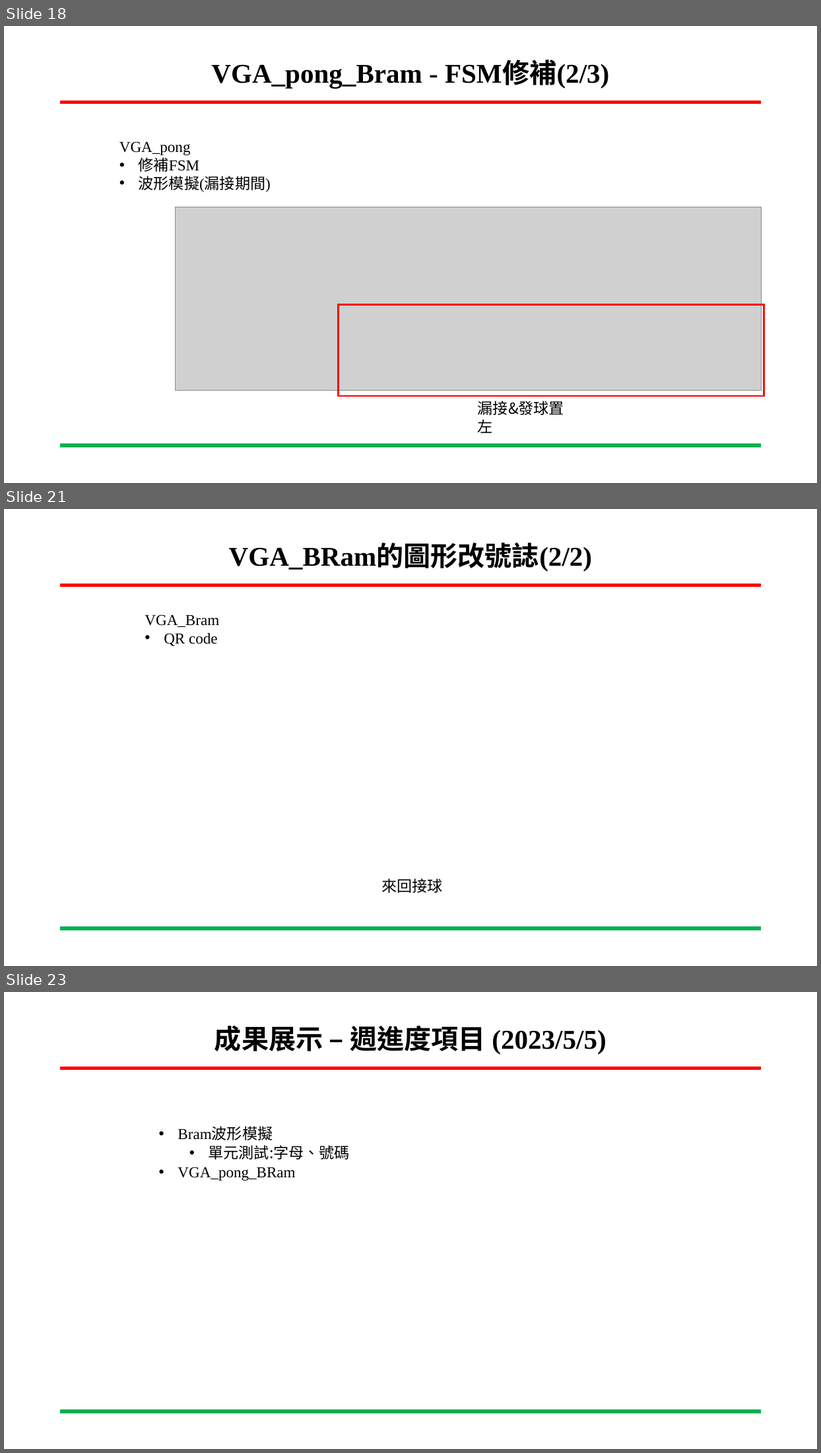
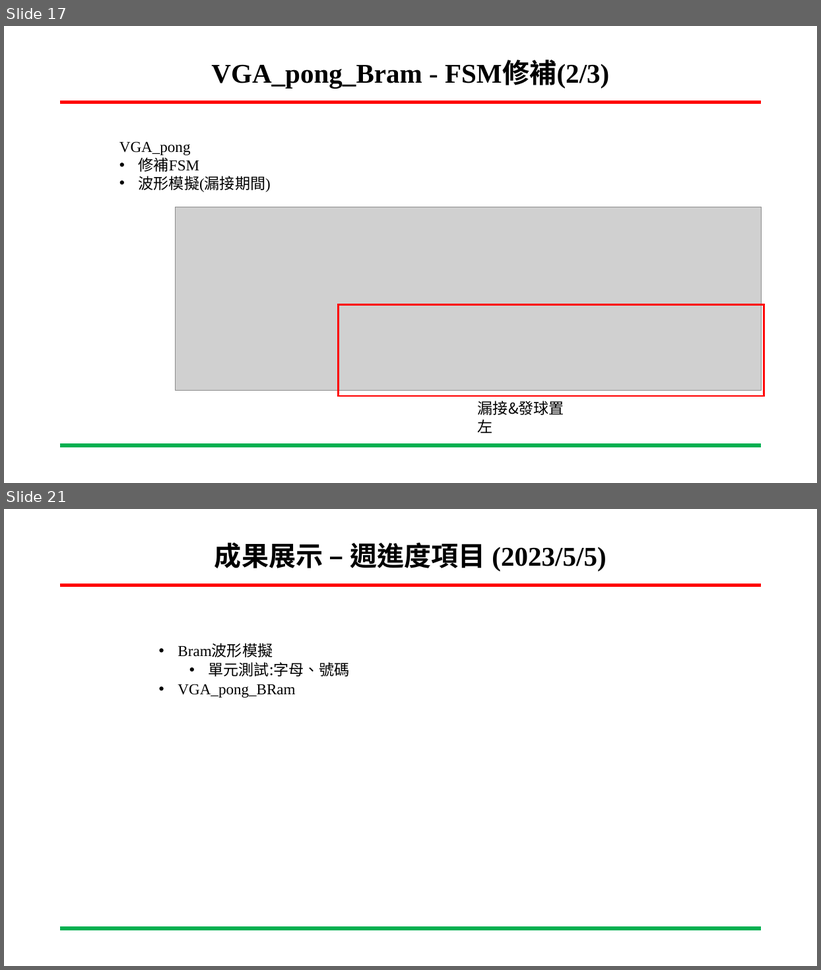
Before and after one commit to ing0331/FPGA, a slide deck: HW6_BRam_VGA/N06-Tutorial/專案進度報告-BRam_VGA-吳東穎-20230517.pptx. Shown one above the other, each under a label of ours: slides 18, 21 and 23 before the commit, slides 17 and 21 after it; the slides between them are not shown. The pictures are 821x1453 and 821x970 pixels, drawn with LibreOffice and Linux fonts; fonts in the diff are those of the drawing; grey boxes stand for pictures; background and template pictures are left out. Boxes give left, top, right and bottom in pixels: in the first picture for what was removed or moved away, otherwise in the second. Text is boxed around its words. In the diff, an @@ line names an element or a change of style, - is before the commit and + after.

```diff
--- a/HW6_BRam_VGA/N06-Tutorial/專案進度報告-BRam_VGA-吳東穎-20230517.pptx
+++ b/HW6_BRam_VGA/N06-Tutorial/專案進度報告-BRam_VGA-吳東穎-20230517.pptx
@@ slide 21 removed at bbox=[4, 509, 817, 966], background #FFFFFF; not listed: 2 template elements that a slide beside it also shows @@
@@ title removed at bbox=[229, 545, 592, 571] @@
-VGA_BRam的圖形改號誌(2/2)
@@ text removed at bbox=[145, 615, 219, 646] @@
-VGA_Bram
-• QR code
@@ text removed at bbox=[382, 879, 443, 893] @@
-來回接球
@@ what was slide 18 is now slide 17 @@
@@ what was slide 23 is now slide 21 @@
```
Also in this commit, not shown: 5 slides changed, 1 other slide removed, 3 other files.
